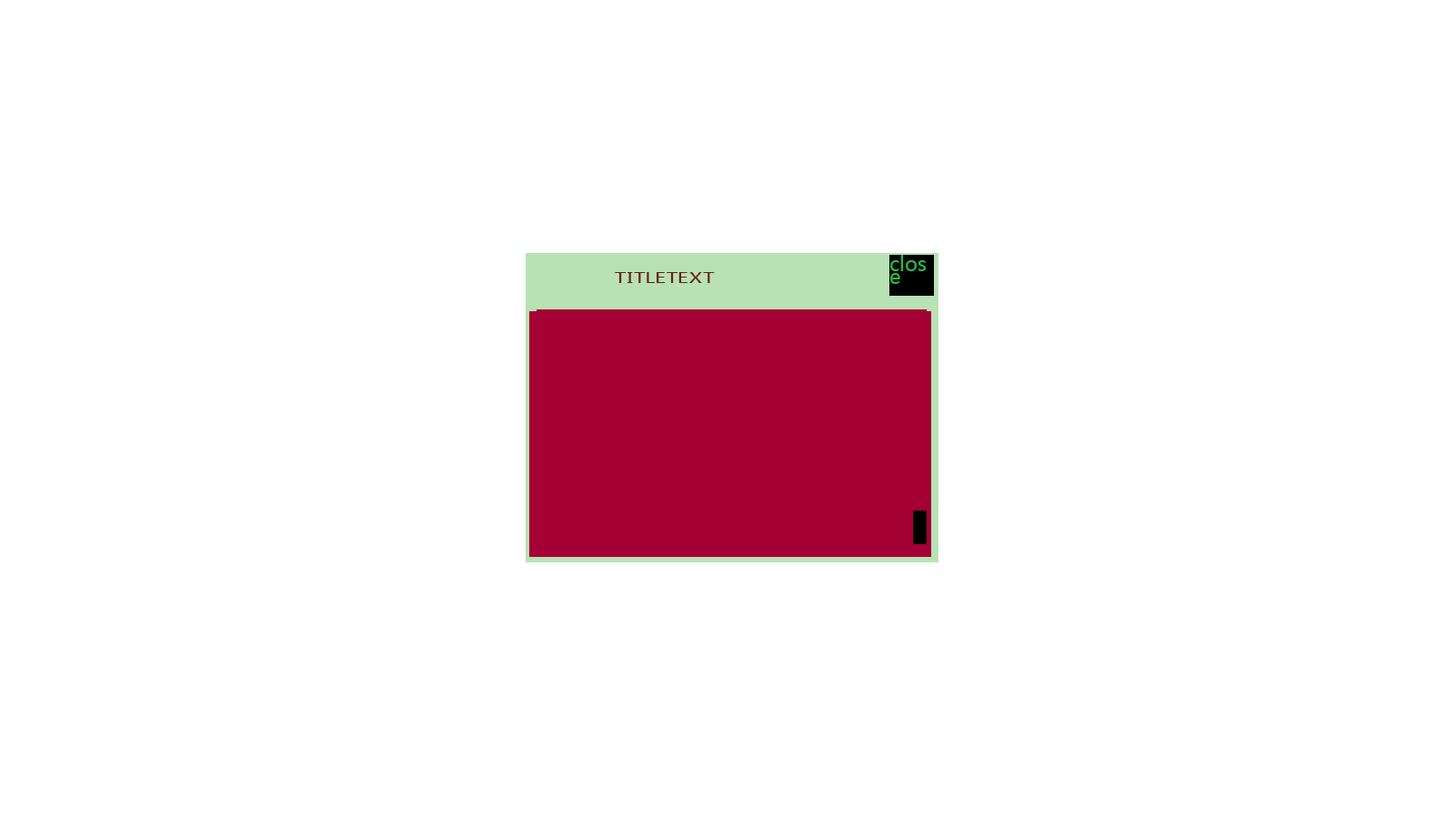
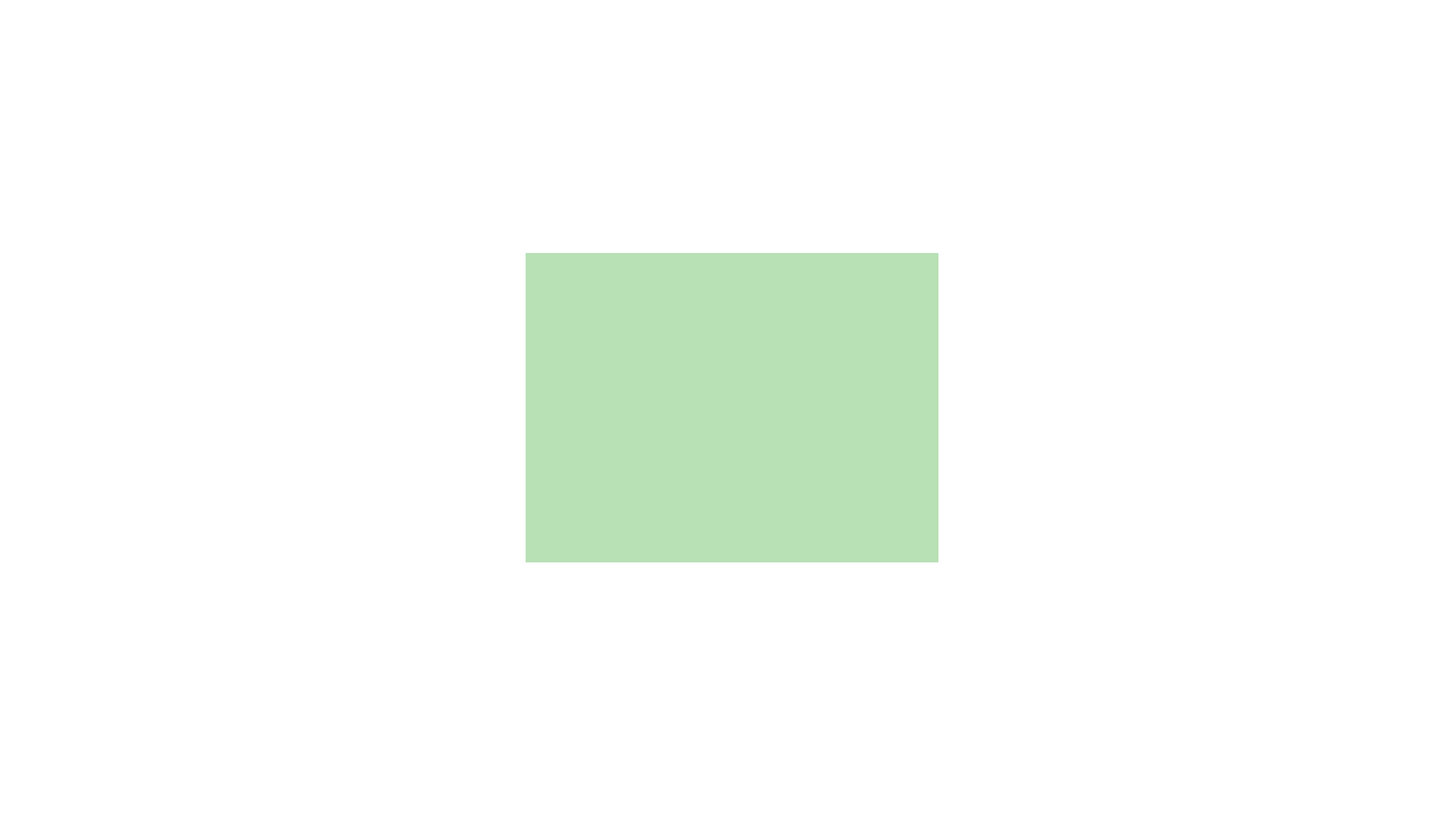
The second w=1455, h=819 image is a revision of the first. Changes to its layers:
removed group "head" (2 layers) from group "Panel01@Panel" over [left=614, top=254, right=935, bottom=296]
removed layer "titleText" from group "head" over [left=614, top=271, right=715, bottom=283]
removed group "close@Button" (2 layers) from group "Panel01@Panel" over [left=889, top=254, right=935, bottom=296]
removed layer "closeTitle" (1st of 2, in "Panel01@Panel" › "close@Button") from group "close@Button" over [left=890, top=254, right=927, bottom=284]
removed layer "normal" (1st of 3, in "Panel01@Panel" › "close@Button") from group "close@Button" over [left=889, top=254, right=935, bottom=296]
removed group "bodyContent" (9 layers) from group "Panel01@Panel" over [left=529, top=309, right=932, bottom=557]
removed group "body@ScrollView:V" (4 layers) from group "bodyContent" over [left=536, top=309, right=927, bottom=550]
removed group "item@Button" (2 layers) from group "body@ScrollView:V" over [left=536, top=309, right=927, bottom=366]
removed layer "normal" (2nd of 3, in "Panel01@Panel" › "bodyContent" › "body@ScrollView:V" › "item@Button") from group "item@Button" over [left=536, top=309, right=927, bottom=366]
removed layer "closeTitle" (2nd of 2, in "Panel01@Panel" › "bodyContent" › "body@ScrollView:V" › "item@Button") from group "item@Button" over [left=588, top=327, right=668, bottom=357]
removed group "contentBody" (2 layers) from group "bodyContent" over [left=798, top=492, right=930, bottom=555]
removed layer "normal" (3rd of 3, in "Panel01@Panel" › "bodyContent" › "contentBody") from group "contentBody" over [left=913, top=510, right=927, bottom=544]
removed layer "@Size" (4th of 4, in "Panel01@Panel" › "bodyContent") from group "bodyContent" over [left=529, top=311, right=932, bottom=557]
